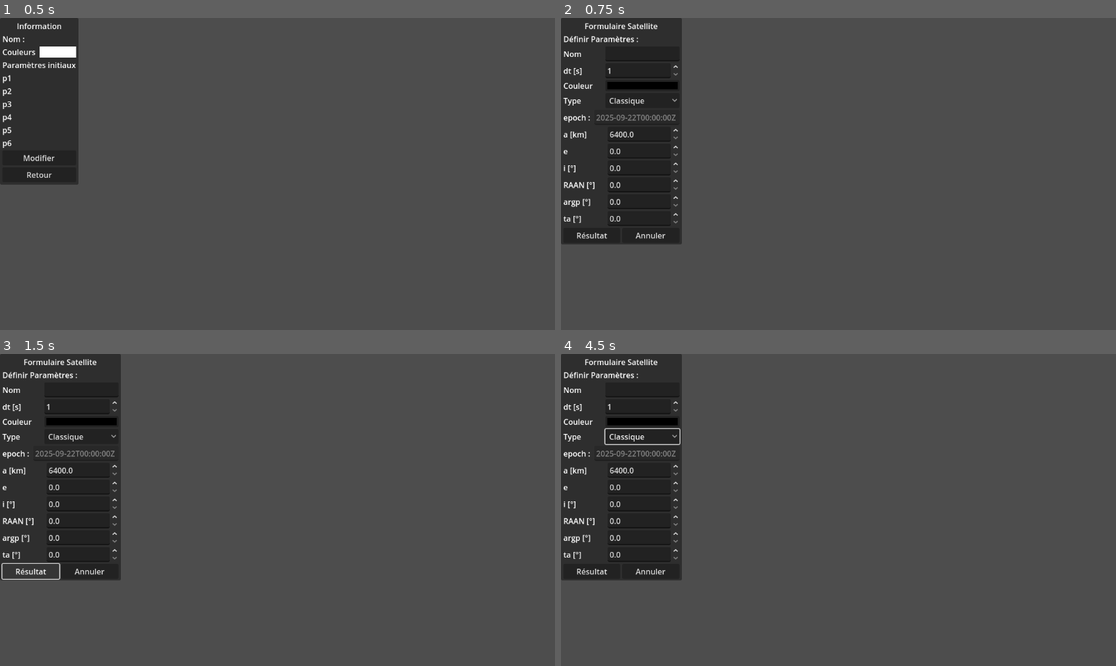
Above: before the commit, frames 1-4 (two rows, left to right).
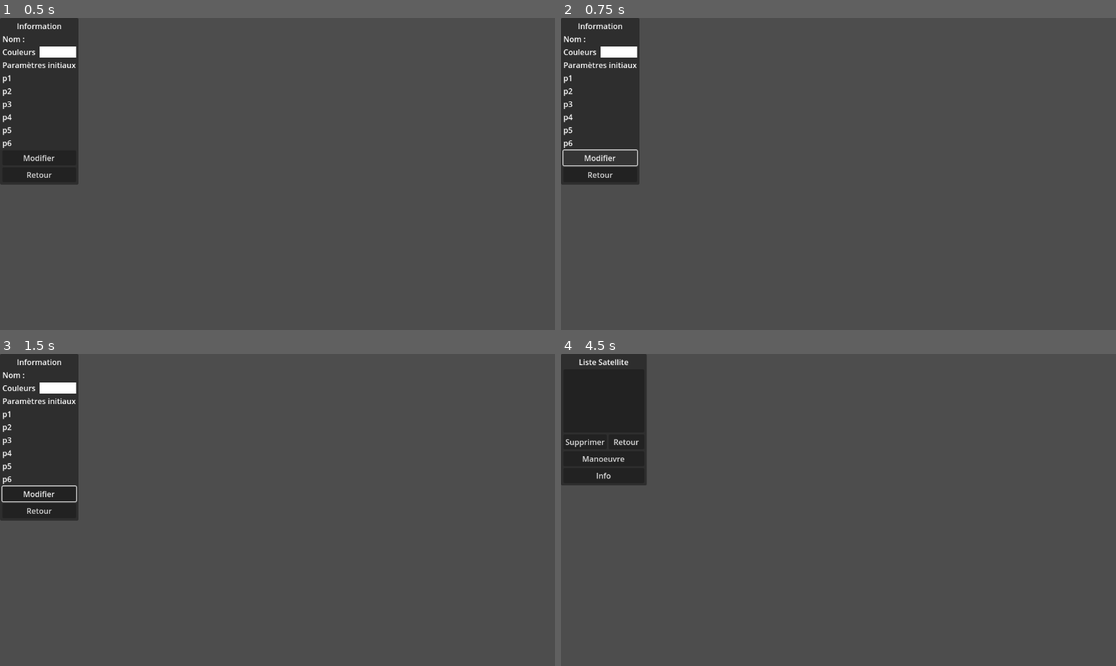
Above: after the commit, the same moments.

Repository: Vvidemont/Godot_Orekit_Serveur
Game: Godot game, scene res://scenes/info_sat.tscn
The game is run twice, just before and just after one commit, with the same random seed, the same clock (stepped at 60 frames per second) and the same inputs. This scene is started directly instead of the project's main scene.
Inputs (mouse positions are in pixels of both pictures, inside the frame that each line leads up to):
- Up to frame 1 (0.5 s): no input
- Up to frame 2 (0.75 s): click "Modifier" at 0.5 s
- Up to frame 3 (1.5 s): click (33, 572) at 1.25 s, where only the run before the commit has a clickable "Résultat"
- Up to frame 4 (4.5 s): click (649, 572) at 2 s, where only the run before the commit has a clickable "Annuler"; click (599, 378) at 2.75 s, where only the run before the commit has a clickable "Créer Satellite"; click (644, 435) at 3.5 s, where only the run before the commit has a clickable "Classique"; click (599, 510) at 4.25 s, where only the run after the commit has a clickable "Retour"

Frame 1 is identical in both runs. In frame 2, 9.7% of the frame differs, in the area x 0-22%, y 0-73%; in frame 3, 9.3%; in frame 4, 10%.
Error in both runs: Trying to assign value of type 'Nil' to a variable of type 'int'. (res://script/info_sat/info_sat.gd:37)

Commit message:
Ajoute la fonctionnalité de voir les informations pour les manoeuvres de Hohmann et de les modifier

Diff:
--- a/scenes/Interface_Manoeuvre.tscn
+++ b/scenes/Interface_Manoeuvre.tscn
@@ -142,7 +142,7 @@
 
 [node name="SpinBox2" type="SpinBox" parent="Panel/MarginContainer/CenterContainer/VBoxContainer/GridContainerHohmann"]
 layout_mode = 2
-max_value = 1e+06
+max_value = 1000000.0
 
 [node name="GridContainerInclination" type="GridContainer" parent="Panel/MarginContainer/CenterContainer/VBoxContainer"]
 visible = false
--- a/script/Interface_manoeuvre/interface_manoeuvre.gd
+++ b/script/Interface_manoeuvre/interface_manoeuvre.gd
@@ -46,12 +46,15 @@
 
 var manvalue
 # Valeur associée à la manœuvre (date, délai, période…).
-
+var last_body: Dictionary
+
+var info :Dictionary
 func _ready() -> void:
 	# Connexion des signaux.
 	http.request_completed.connect(_on_request_completed)
 	btn_val.pressed.connect(_on_result_pressed)
 	btn_ret.pressed.connect(_on_ann)
+	_get_modif()
 
 func _on_result_pressed() -> void:
 	var body: Dictionary
@@ -61,6 +64,7 @@
 			body = {
 			"action": "compute_hohmann",
 			"params": {
+				"type": "Hohmann",
 				"a_init": a_init.value * 1000.0,
 				"a_final": a_final.value * 1000.0,
 				"man_method": opt_button.get_selected(),
@@ -74,6 +78,7 @@
 			body = {
 			"action": "compute_inclination",
 			"params": {
+				"type": "Inclination",
 				"a": spin_a.value * 1000.0,
 				"e": spin_e.value,
 				"i": spin_i.value,
@@ -90,6 +95,7 @@
 			}
 		}
 
+	last_body = body.duplicate(true)
 	var json := JSON.stringify(body)
 	var headers := PackedStringArray(["Content-Type: application/json"])
 
@@ -129,6 +135,12 @@
 		push_error("Champ 'result' non-objet")
 		return
 
+	var id_sat = 0
+
+	if Global.id_info != null:
+		id_sat = Global.id_info
+		SatelliteRegistry.remove_satellite(Global.id_info)
+
 	var result_data := result_data_any as Dictionary
 	var arr_data : Array = result_data.get("data", [])
 	if arr_data.is_empty():
@@ -139,11 +151,14 @@
 	if name.is_empty():
 		name = "Satellite %s" % Time.get_datetime_string_from_system()
 	var chosen_color := sat_color.color
-	SatelliteRegistry.add_satellite(name, chosen_color,arr_data,0)
+	var meta_input :Dictionary = last_body["params"].duplicate(true)
+	meta_input["action"] = last_body["action"]
+	SatelliteRegistry.add_satellite(name, chosen_color,arr_data,id_sat,meta_input)
 	print("Satellite ajouté: ", name, " points=", arr_data.size())
 
 func _on_ann() -> void:
 	# Retourne au formulaire de simulation.
+	Global.id_info = null
 	var ui_parent := get_parent()
 	var hud_scene: PackedScene = load("res://scenes/formulaire_simulation.tscn")
 	var hud := hud_scene.instantiate()
@@ -164,3 +179,30 @@
 			return str(true)
 		1:
 			return str(false)
+
+func _get_modif() :
+	if Global.id_info != null:
+		var sat_id: int = Global.id_info
+		var sat: SatelliteRegistry.Satellite = SatelliteRegistry.get_one(sat_id)
+
+		info = sat.meta_input
+		sat_name.text = str(sat.name)
+		spin_dt.value = info["dt"]
+		sat_color.color = sat.color
+		opt_button.selected = info["man_method"]
+
+		match info["man_method"]:
+			0:
+				opt_edit.text = info["man_value"]
+			1,2:
+				opt_spin.value = info["man_value"]
+
+		match info["type"] :
+			"Hohmann":
+				a_init.value = info["a_init"]  * 1e-3
+				a_final.value = info["a_final"] * 1e-3
+
+
+
+	else :
+		return
--- a/script/Interface_manoeuvre/maneveur_type.gd
+++ b/script/Interface_manoeuvre/maneveur_type.gd
@@ -4,6 +4,9 @@
 @onready var inclination_param : GridContainer = $"../../GridContainerInclination"
 @onready var panel : Panel = $"../../../../.."
 @onready var margin : MarginContainer = $"../../../.."
+
+var info :Dictionary
+
 func _ready() -> void:
 	select(0)
 
@@ -14,17 +17,30 @@
 	_on_item_selected(get_selected())
 
 func _on_item_selected(index: int) -> void:
-	match index:
-		0:
-			_hohman_selected()
-			_autosize_panel()
-		1:
-			inclination_selected()
-			_autosize_panel()
-		_:
+	if Global.id_info != null :
+		var sat_id: int = Global.id_info
+		var sat: SatelliteRegistry.Satellite = SatelliteRegistry.get_one(sat_id)
+		info = sat.meta_input
+
+		match  info["type"] :
+			"Hohmann":
+				_hohman_selected()
+				_autosize_panel()
+			"Inclination":
+				inclination_selected()
+				_autosize_panel()
+	else :
+		match index:
+			0:
+				_hohman_selected()
+				_autosize_panel()
+			1:
+				inclination_selected()
+				_autosize_panel()
+			_:
 			# Sécurité
-			hohman_param.visible = false
-			inclination_param.visible = false
+				hohman_param.visible = false
+				inclination_param.visible = false
 
 func _hohman_selected() -> void :
 	hohman_param.visible = true
--- a/script/Interface_manoeuvre/option_button.gd
+++ b/script/Interface_manoeuvre/option_button.gd
@@ -4,7 +4,7 @@
 @onready var opt_label : Label = $"../Labeloption"
 @onready var opt_spin : SpinBox = $"../SpinBoxoption"
 @onready var opt_edit : LineEdit = $"../LineEdit"
-
+var info :Dictionary
 func _ready() -> void:
 	select(0)
 
@@ -14,18 +14,31 @@
 	# État initial
 	_on_item_selected(get_selected())
 
-func _on_item_selected(index: int) -> void:
-	match index:
-		0:
-			_date_selected()
-		1:
-			_time_selected()
-		2:
-			_orbit_selected()
-		_:
+func _on_item_selected(index: int) :
+	if Global.id_info != null:
+		var sat_id: int = Global.id_info
+		var sat: SatelliteRegistry.Satellite = SatelliteRegistry.get_one(sat_id)
+		info = sat.meta_input
+
+		match int(info["man_method"]):
+			0:
+				_date_selected()
+			1:
+				_time_selected()
+			2:
+				_orbit_selected()
+	else :
+		match index:
+			0:
+				_date_selected()
+			1:
+				_time_selected()
+			2:
+				_orbit_selected()
+			_:
 			# Sécurité
-			opt_spin.hide()
-			opt_edit.hide()
+				opt_spin.hide()
+				opt_edit.hide()
 
 func _date_selected() -> void :
 	opt_spin.hide()
--- a/script/formulaire_satellite/formulaire_satellite.gd
+++ b/script/formulaire_satellite/formulaire_satellite.gd
@@ -165,7 +165,7 @@
 
 	var meta_input :Dictionary = last_body["params"].duplicate(true)
 	meta_input["action"] = last_body["action"]
-	SatelliteRegistry.add_satellite(name, sat_color, arr_data,id_sat,meta_input,)
+	SatelliteRegistry.add_satellite(name, sat_color, arr_data,id_sat,meta_input)
 
 	# Affiche la durée de simulation renvoyée.
 	var tv : Variant = result_data.get("time_length", {})
--- a/script/info_sat/info_sat.gd
+++ b/script/info_sat/info_sat.gd
@@ -47,11 +47,10 @@
 	_set_text_label()
 
 
-
 func _set_text_label() :
 	# fonction qui écrit les infos du satellite
 
-	if type == 0 :
+	if str(type) == "0" :
 		# Paramètres initiaux de type orbitaux
 		labelp1.text = "a"
 		labelp2.text = "e"
@@ -66,7 +65,8 @@
 		paramp4.text = str(int(meta["p4"])) + " °"
 		paramp5.text = str(int(meta["p5"])) + " °"
 		paramp6.text = str(int(meta["p6"])) + " °"
-	else :
+
+	elif str(type) == "1":
 		# Paramètres initiaux de type cartésien
 		labelp1.text = "X"
 		labelp2.text = "Y"
@@ -82,6 +82,37 @@
 		paramp5.text = str((meta["p5"]) * 1e-3) + " km/s"
 		paramp6.text = str((meta["p6"]) * 1e-3) + " km/s"
 
+	elif str(type) == "Hohmann":
+		labelp1.text = "a init"
+		labelp2.text = "a final"
+		labelp3.text = "Début de manoeuvre"
+		labelp3.horizontal_alignment = HORIZONTAL_ALIGNMENT_CENTER
+		paramp1.text = str(int(meta["a_init"]) * 1e-3) + " km"
+		paramp2.text = str(int(meta["a_final"]) * 1e-3) + " km"
+
+		match meta["man_method"]:
+			0:
+				labelp4.text = "Date :"
+				paramp4.text = str(meta["man_value"])
+			1:
+				labelp4.text = "Seconde écoulé :"
+				paramp4.text = str(meta["man_value"]) + " s"
+			2:
+				labelp4.text = "Orbite écoulé :"
+				paramp4.text = str(meta["man_value"])
+
+
+
+		labelp5.hide()
+		labelp6.hide()
+
+		paramp5.hide()
+		paramp6.hide()
+
+	else :
+		return
+
+
 func _on_retour() -> void:
 	# Réinitialise l’ID global et retourne à la liste des satellites.
 	Global.id_info = null
@@ -93,7 +124,11 @@
 
 func _on_modif() -> void :
 	var ui_parent := get_parent()
-	var form_sat: PackedScene = load("res://scenes/formulaire_satellite.tscn")
+	var form_sat: PackedScene
+	if str(type) in ["0","1"] :
+		form_sat = load("res://scenes/formulaire_satellite.tscn")
+	elif str(type) in ["Hohmann","Inclination"]:
+		form_sat = load("res://scenes/Interface_Manoeuvre.tscn")
 	var form := form_sat.instantiate()
 	ui_parent.add_child(form)
 	queue_free()
